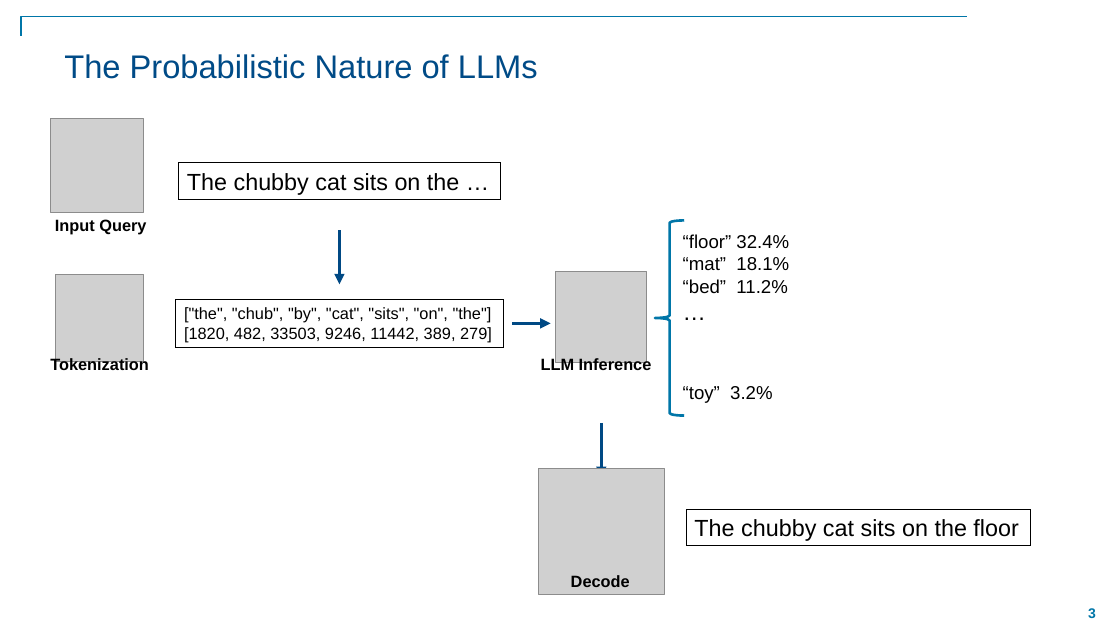
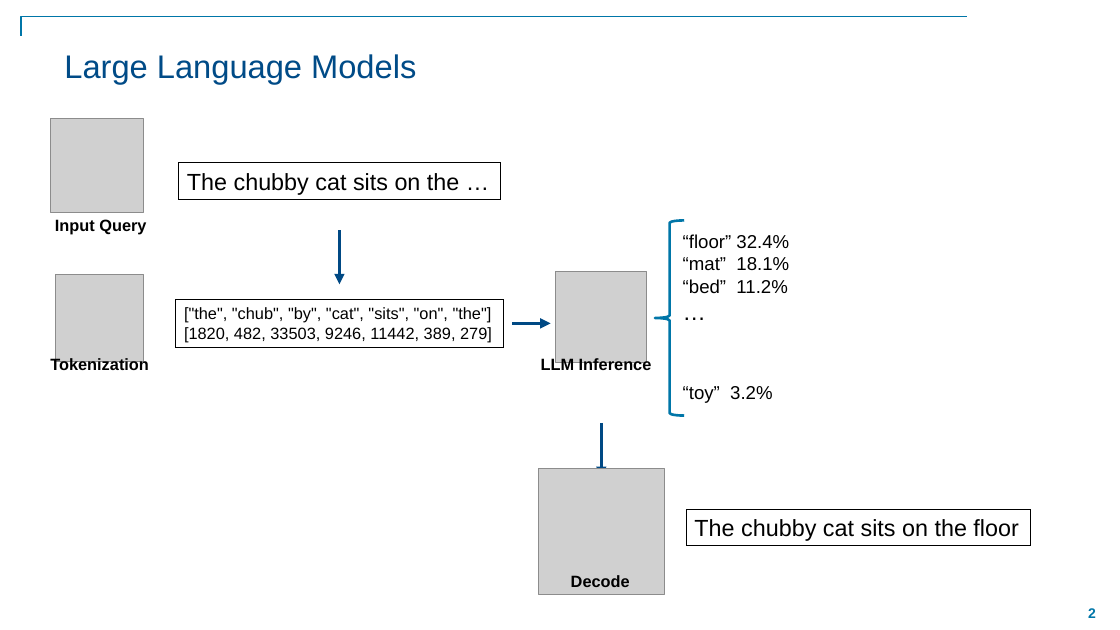
Before and after one commit to eoldewage/transform-your-workflows-with-agents, a slide deck: slide 2 of Transform Your Workflow with Agents in MATLAB.pptx (slide 3 before the commit). Drawn at 1120x630 pixels with LibreOffice and Linux fonts; fonts in the diff are those of the drawing; grey boxes stand for pictures; background and template pictures are left out. Boxes give left, top, right and bottom in pixels: in the first picture for what was removed or moved away, otherwise in the second. Text is boxed around its words. In the diff, an @@ line names an element or a change of style, - is before the commit and + after.

```diff
--- a/Transform Your Workflow with Agents in MATLAB.pptx
+++ b/Transform Your Workflow with Agents in MATLAB.pptx
@@ title at (x1=64, y1=54, x2=416, y2=84): text changed @@
-The Probabilistic Nature of LLMs
+Large Language Models
@@ page number at (x1=1088, y1=608, x2=1096, y2=618): text changed @@
-3
+2
```
Also in this commit, not shown: 3 other slides changed, 2 other files.
